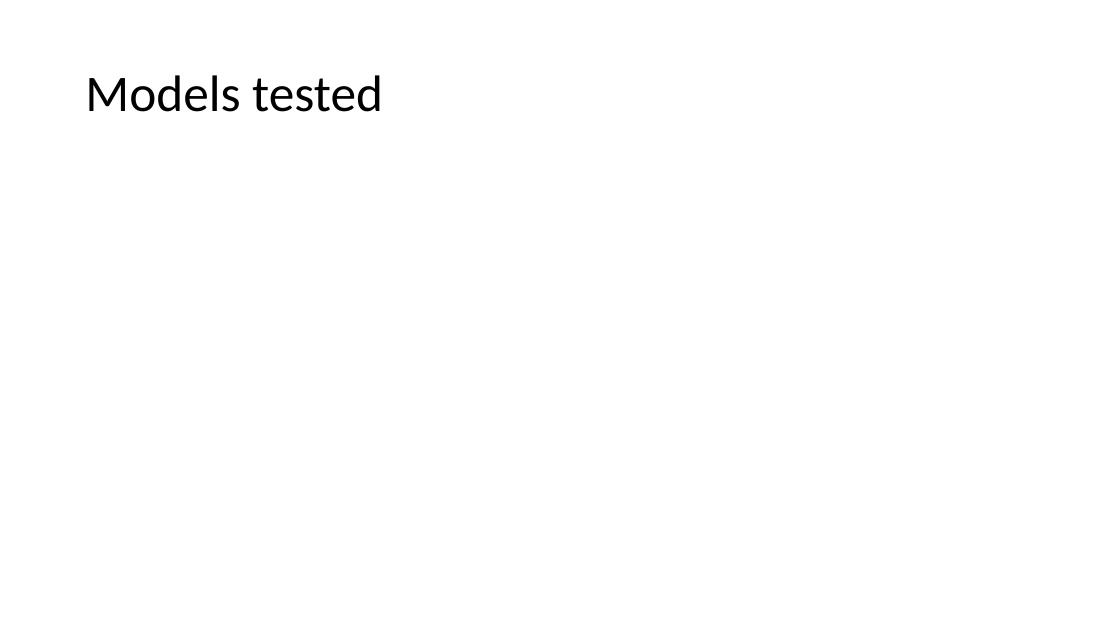
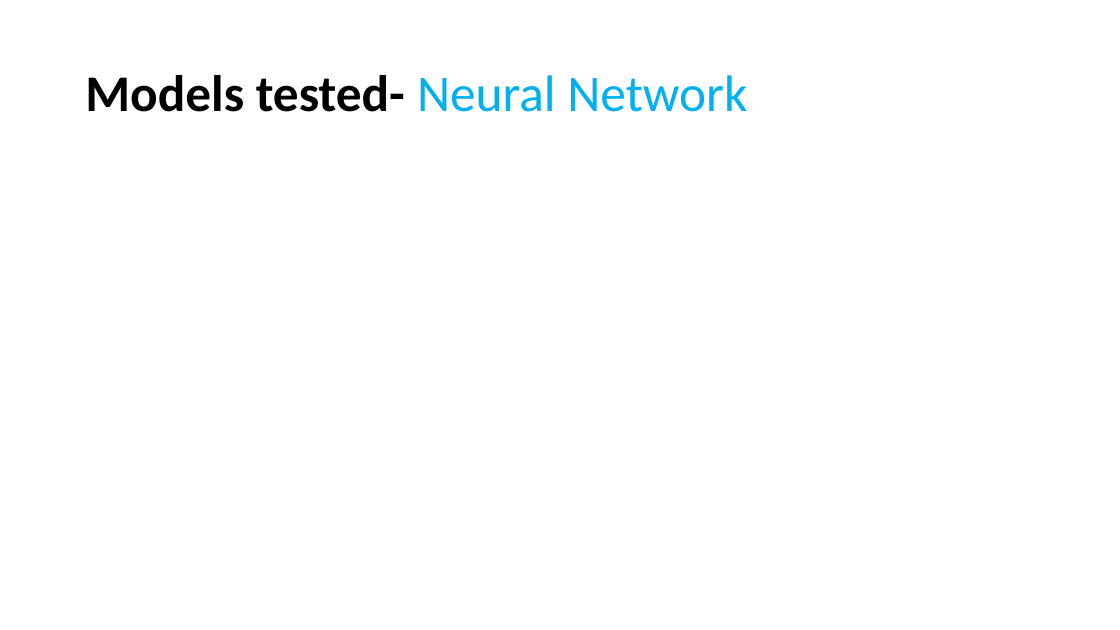
Before and after one commit to BenSerota/Kagel2_Japan_Restaurant, a slide deck: slide 6 of final_pres.pptx. Drawn at 1120x630 pixels with LibreOffice and Linux fonts; fonts in the diff are those of the drawing; grey boxes stand for pictures. Boxes give left, top, right and bottom in pixels: in the first picture for what was removed or moved away, otherwise in the second. Text is boxed around its words. In the diff, an @@ line names an element or a change of style, - is before the commit and + after.

```diff
--- a/final_pres.pptx
+++ b/final_pres.pptx
@@ title at [85, 75, 747, 112]: text changed; bold on @@
-Models tested
+Models tested- Neural Network
```
Also in this commit, not shown: 5 other slides changed, 3 slides added.
